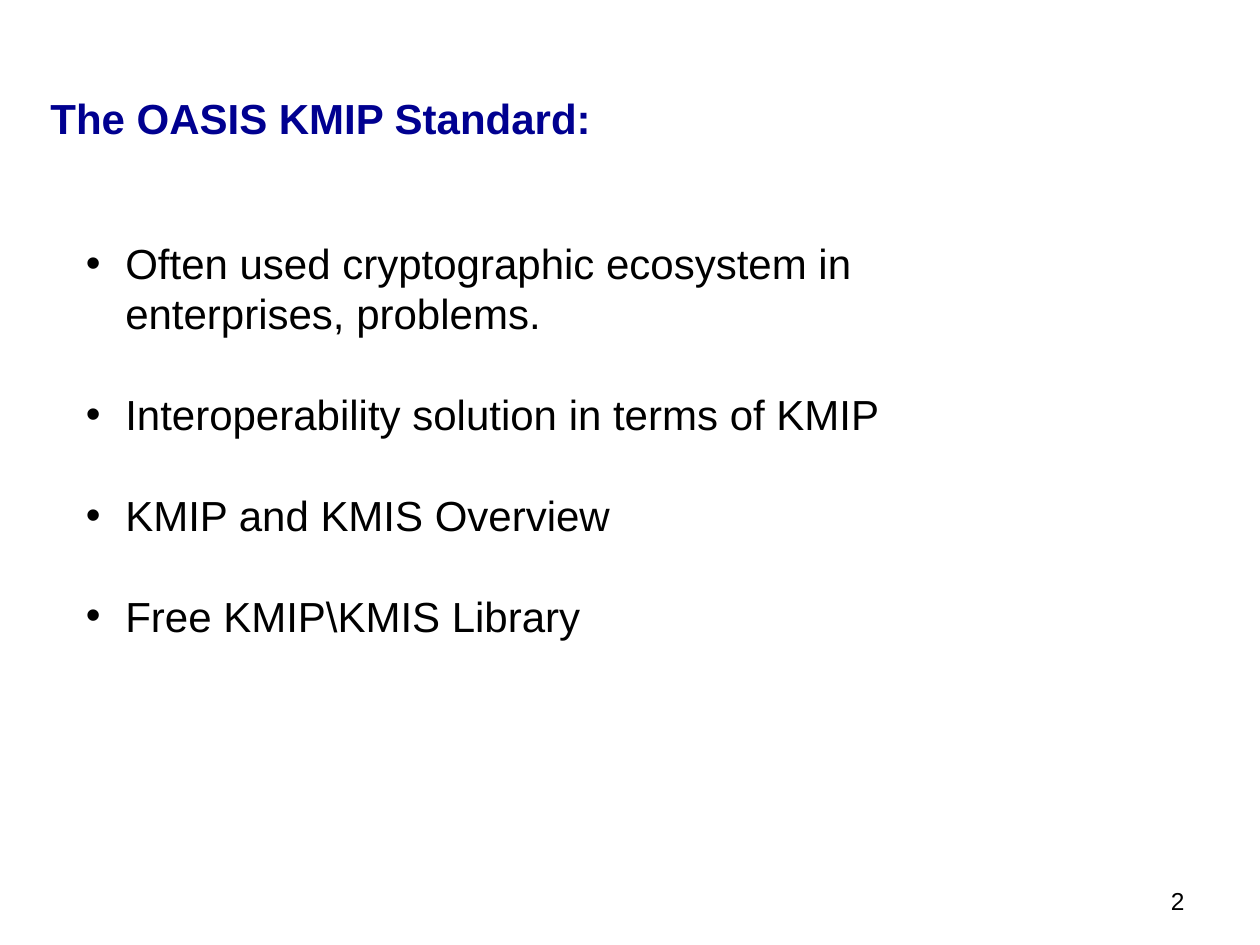
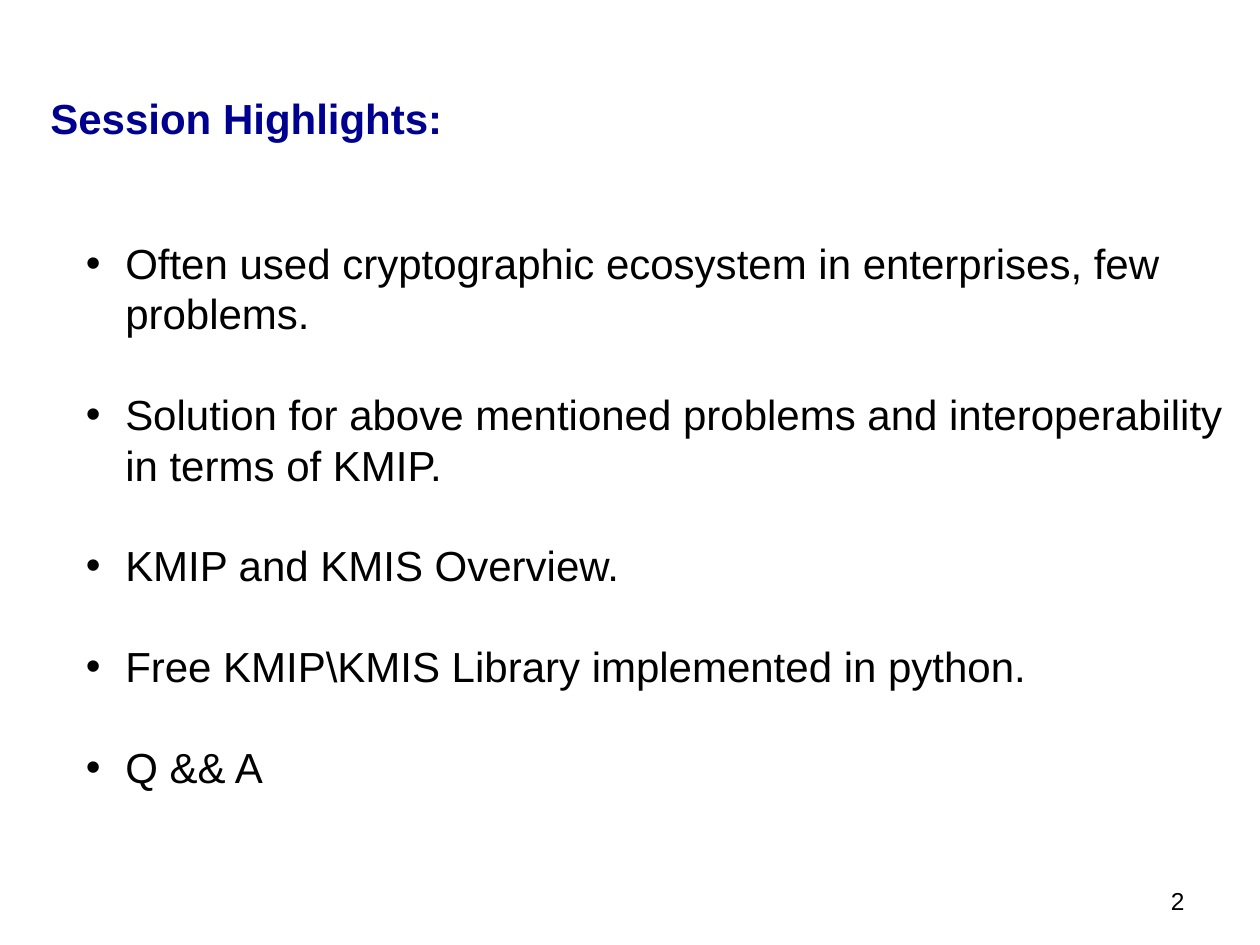
Before and after one commit to sedukull/pykmip-ws, a slide deck: slide 2 of docs/KMIP_Presentation.ppt. Drawn at 1260x945 pixels with LibreOffice and Linux fonts; fonts in the diff are those of the drawing; background and template pictures are left out. Boxes give left, top, right and bottom in pixels: in the first picture for what was removed or moved away, otherwise in the second. Text is boxed around its words. In the diff, an @@ line names an element or a change of style, - is before the commit and + after.

```diff
--- a/docs/KMIP_Presentation.ppt
+++ b/docs/KMIP_Presentation.ppt
@@ title at [50,103,442,143]: text changed @@
-The OASIS KMIP Standard:
+Session Highlights:
@@ text at [125,248,1222,791]: text changed @@
-• Often used cryptographic ecosystem in enterprises, problems.
-• Interoperability solution in terms of KMIP
-• KMIP and KMIS Overview
-• Free KMIP\KMIS Library
+• Often used cryptographic ecosystem in enterprises, few problems.
+• Solution for above mentioned problems and interoperability in terms of KMIP.
+• KMIP and KMIS Overview.
+• Free KMIP\KMIS Library implemented in python.
+• Q && A
```
Also in this commit, not shown: 12 other slides changed, 4 slides added, 1 slide removed, 8 other files.
